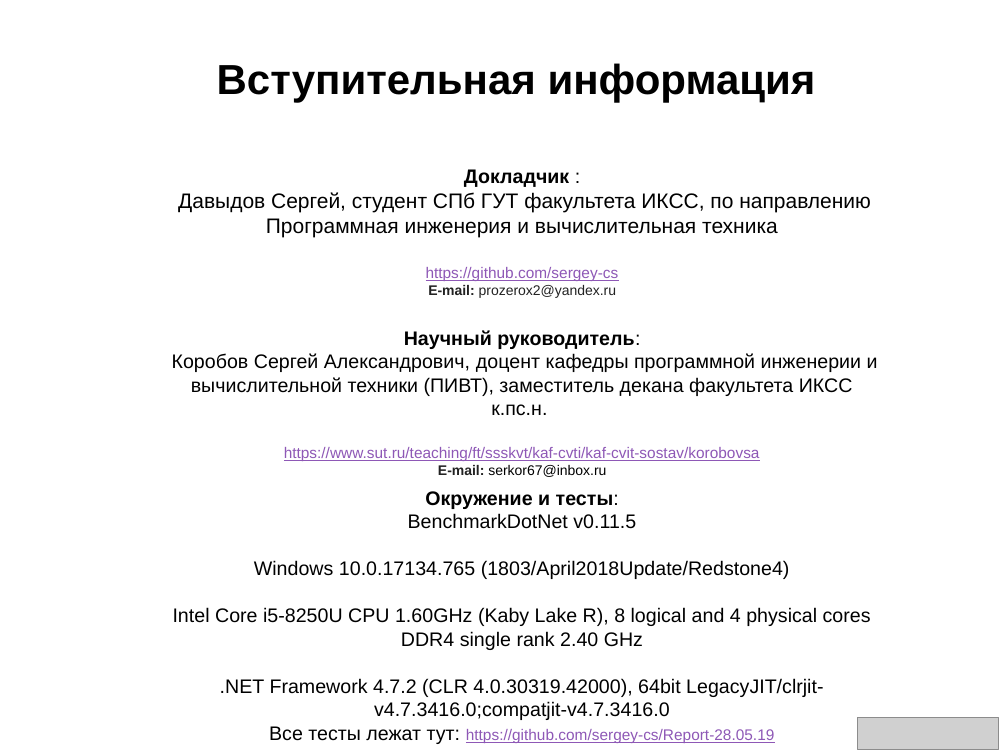
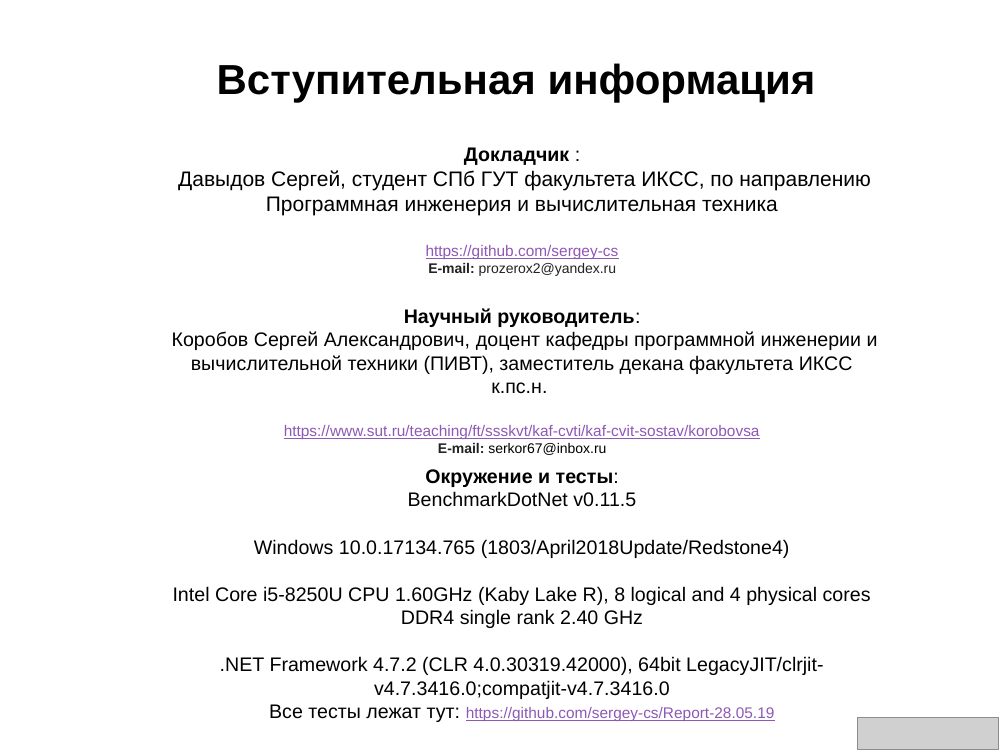
Before and after one commit to dav-sea/Report-28.05.19, a slide deck: slide 2 of presentation.pptx. Drawn at 1008x756 pixels with LibreOffice and Linux fonts; fonts in the diff are those of the drawing; grey boxes stand for pictures; background and template pictures are left out. Boxes give left, top, right and bottom in pixels: in the first picture for what was removed or moved away, otherwise in the second. Text is boxed around its words. In the diff, an @@ line names an element or a change of style, - is before the commit and + after.

```diff
--- a/presentation.pptx
+++ b/presentation.pptx
@@ 3 texts: place and size @@
-3 texts at box(172, 169, 878, 744)
+3 texts at box(172, 147, 878, 722)
```
Also in this commit, not shown: 1 other slide changed.
